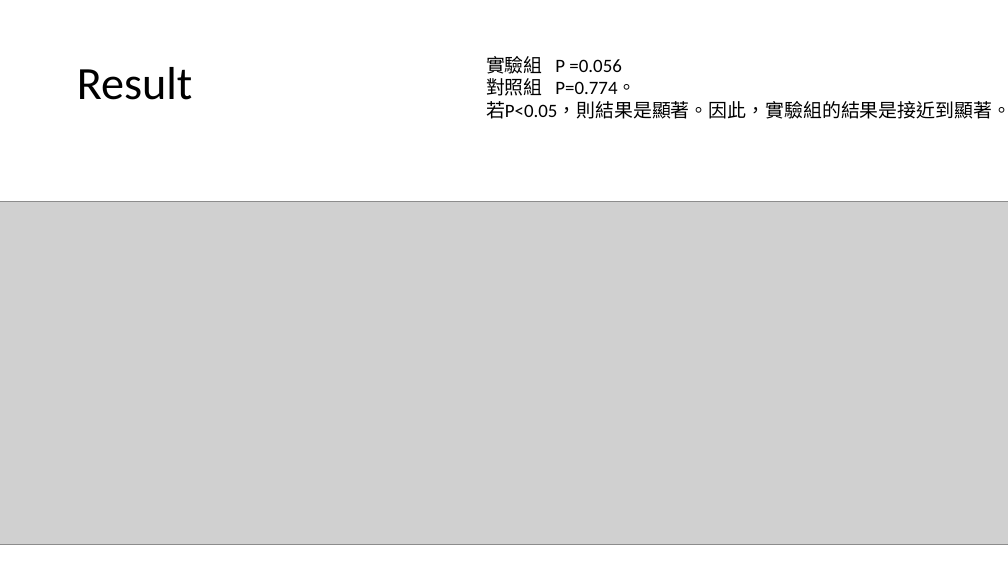
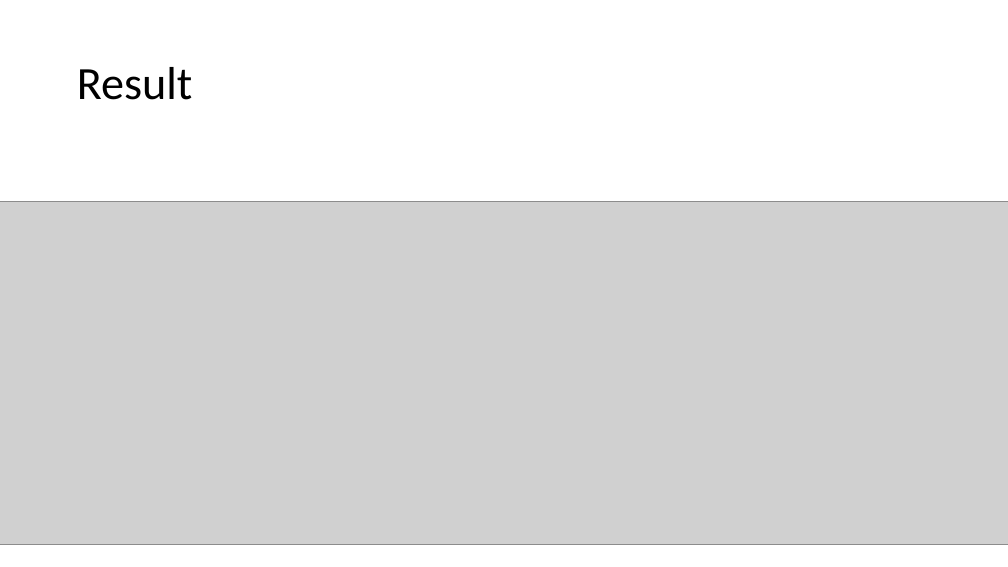
Before and after one commit to gn00254192/recognize_matlab_alltestdata, a slide deck: slide 12 of Jay_TPS/The goal of the evaluation experiment is to confirm the learning effect by the learning.pptx. Drawn at 1008x567 pixels with LibreOffice and Linux fonts; fonts in the diff are those of the drawing; grey boxes stand for pictures. Boxes give left, top, right and bottom in pixels: in the first picture for what was removed or moved away, otherwise in the second. Text is boxed around its words. In the diff, an @@ line names an element or a change of style, - is before the commit and + after.

```diff
--- a/Jay_TPS/The goal of the evaluation experiment is to confirm the learning effect by the learning.pptx
+++ b/Jay_TPS/The goal of the evaluation experiment is to confirm the learning effect by the learning.pptx
@@ text removed at bbox=[486, 56, 1008, 119] @@
-實驗組 P =0.056
-對照組 P=0.774。
-若P<0.05，則結果是顯著。因此，實驗組的結果是接近到顯著。
```
Also in this commit, not shown: 2 other slides changed, 34 other files.
